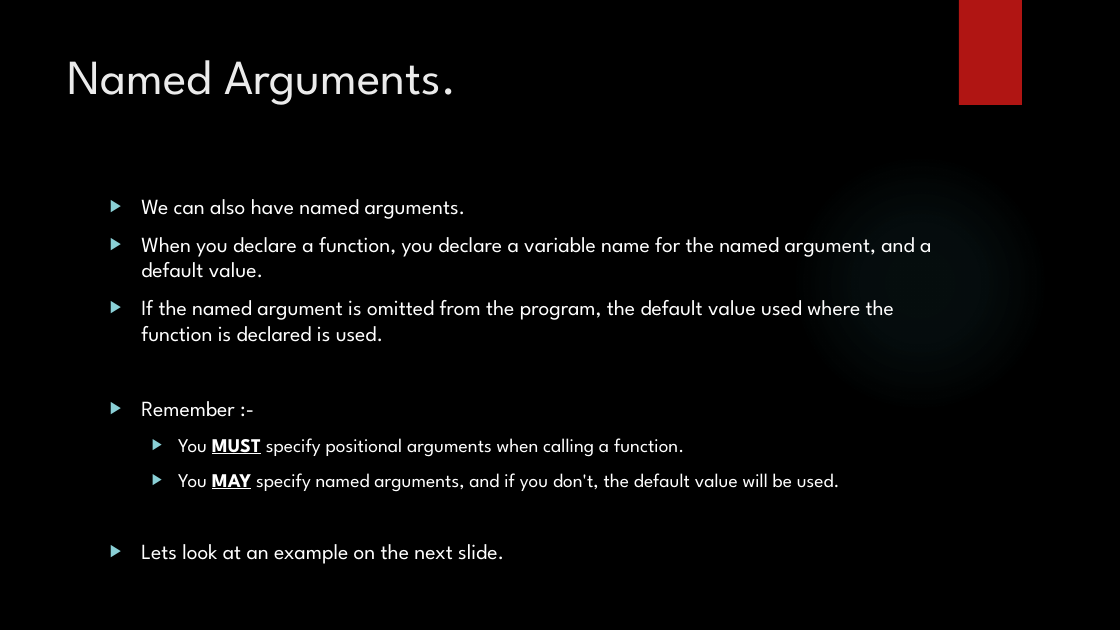
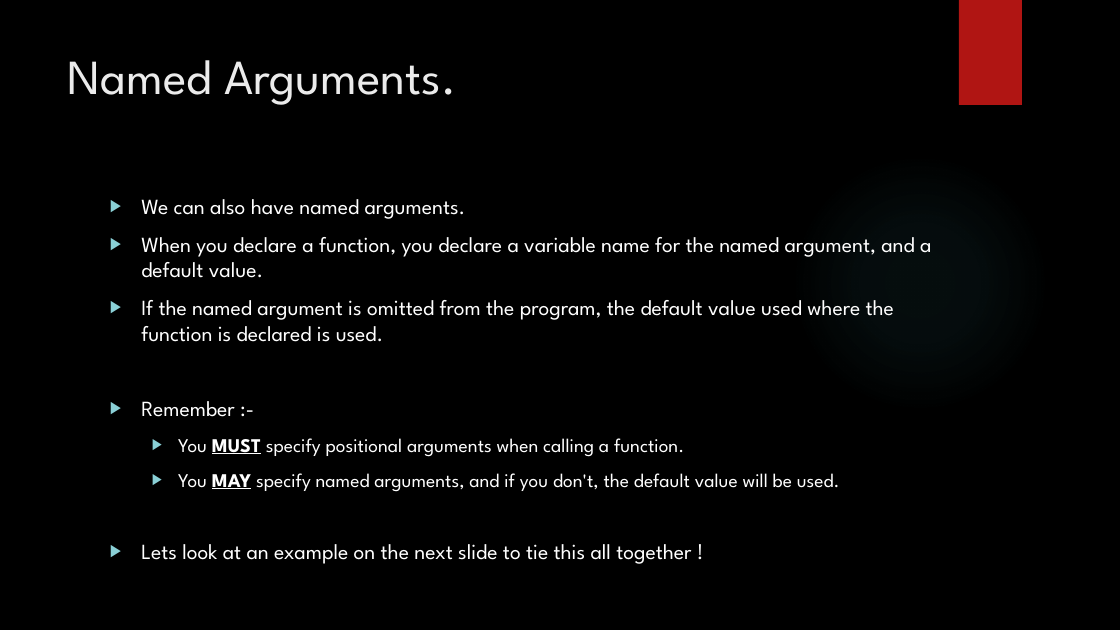
Before and after one commit to davidgroves/DGM_Tutorials, a slide deck: slide 16 of week7/week7.pptx. Drawn at 1120x630 pixels with LibreOffice and Linux fonts; fonts in the diff are those of the drawing; background and template pictures are left out. Boxes give left, top, right and bottom in pixels: in the first picture for what was removed or moved away, otherwise in the second. Text is boxed around its words. In the diff, an @@ line names an element or a change of style, - is before the commit and + after.

```diff
--- a/week7/week7.pptx
+++ b/week7/week7.pptx
@@ text at bbox=[141, 544, 691, 564]: text changed @@
-▶ Lets look at an example on the next slide.
+▶ Lets look at an example on the next slide to tie this all together !
```
Also in this commit, not shown: 1 other slide changed, 14 slides added, 14 other files.
